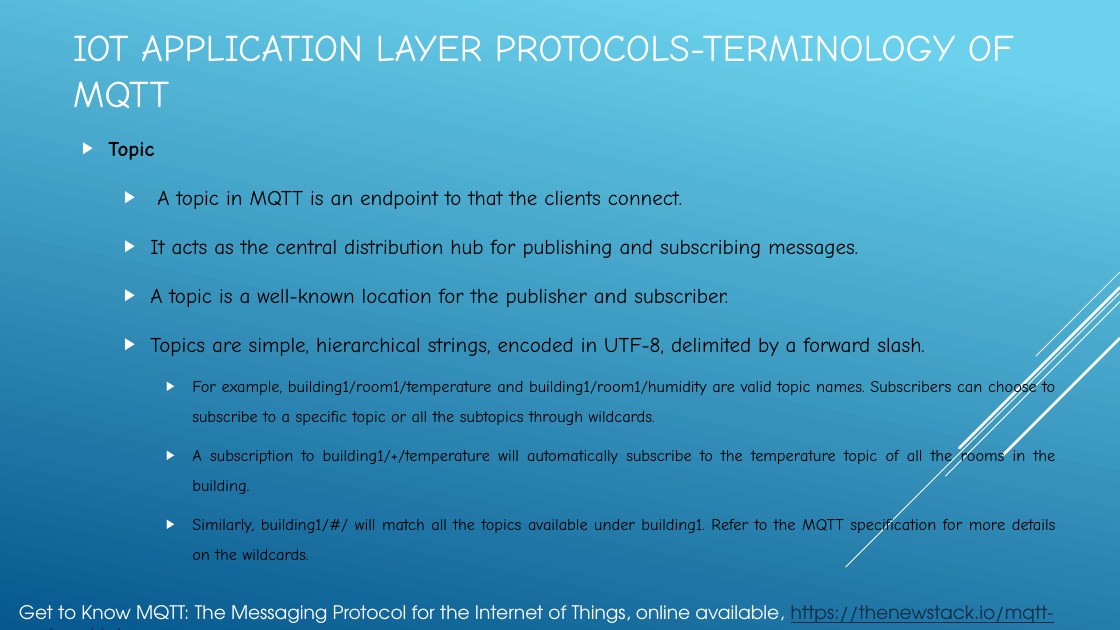
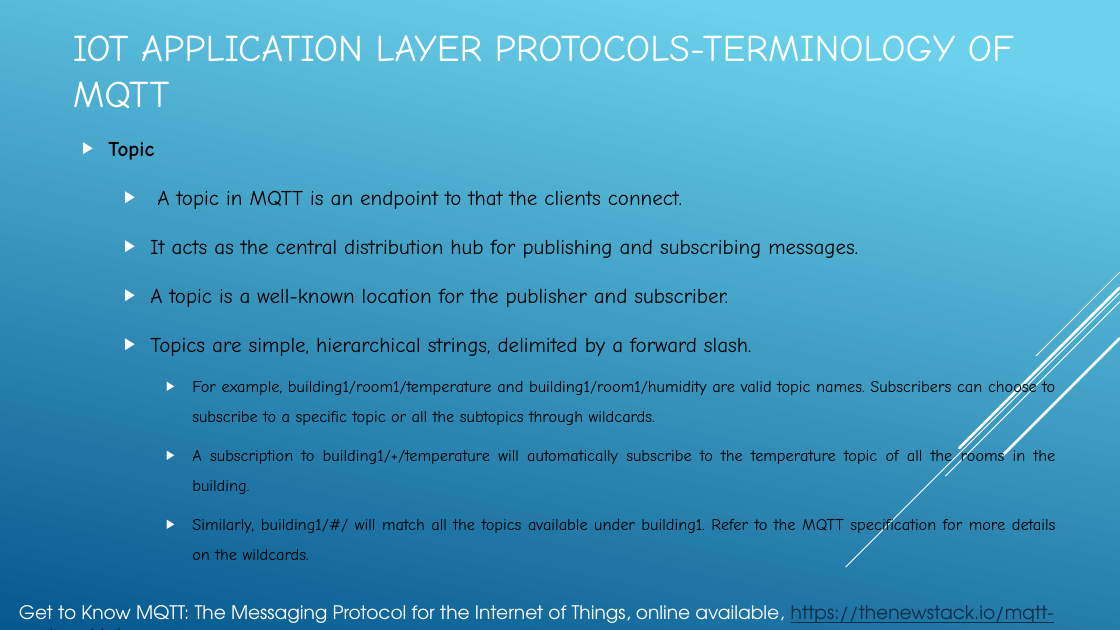
Before and after one commit to JaberBabaki/Advance-Computer-Network-Fall-2020, a slide deck: slide 47 of present/Lecture-3_IoT Application Protocols - Copy.pptx (slide 48 before the commit). Drawn at 1120x630 pixels with LibreOffice and Linux fonts; fonts in the diff are those of the drawing. Boxes give left, top, right and bottom in pixels: in the first picture for what was removed or moved away, otherwise in the second. Text is boxed around its words. In the diff, an @@ line names an element or a change of style, - is before the commit and + after.

```diff
--- a/present/Lecture-3_IoT Application Protocols - Copy.pptx
+++ b/present/Lecture-3_IoT Application Protocols - Copy.pptx
@@ text at bbox=[150, 337, 751, 356]: text changed @@
-  ▶ Topics are simple, hierarchical strings, encoded in UTF-8, delimited by a forward slash.
+  ▶ Topics are simple, hierarchical strings, delimited by a forward slash.
```
Also in this commit, not shown: 41 other slides changed, 6 slides added, 1 slide removed, 8 other files.
